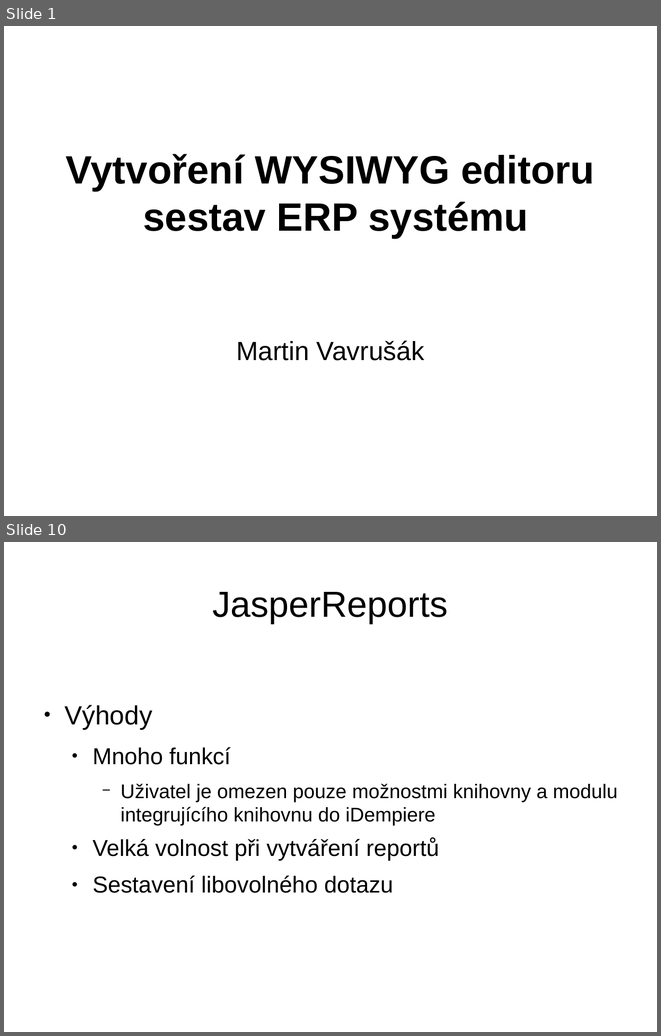
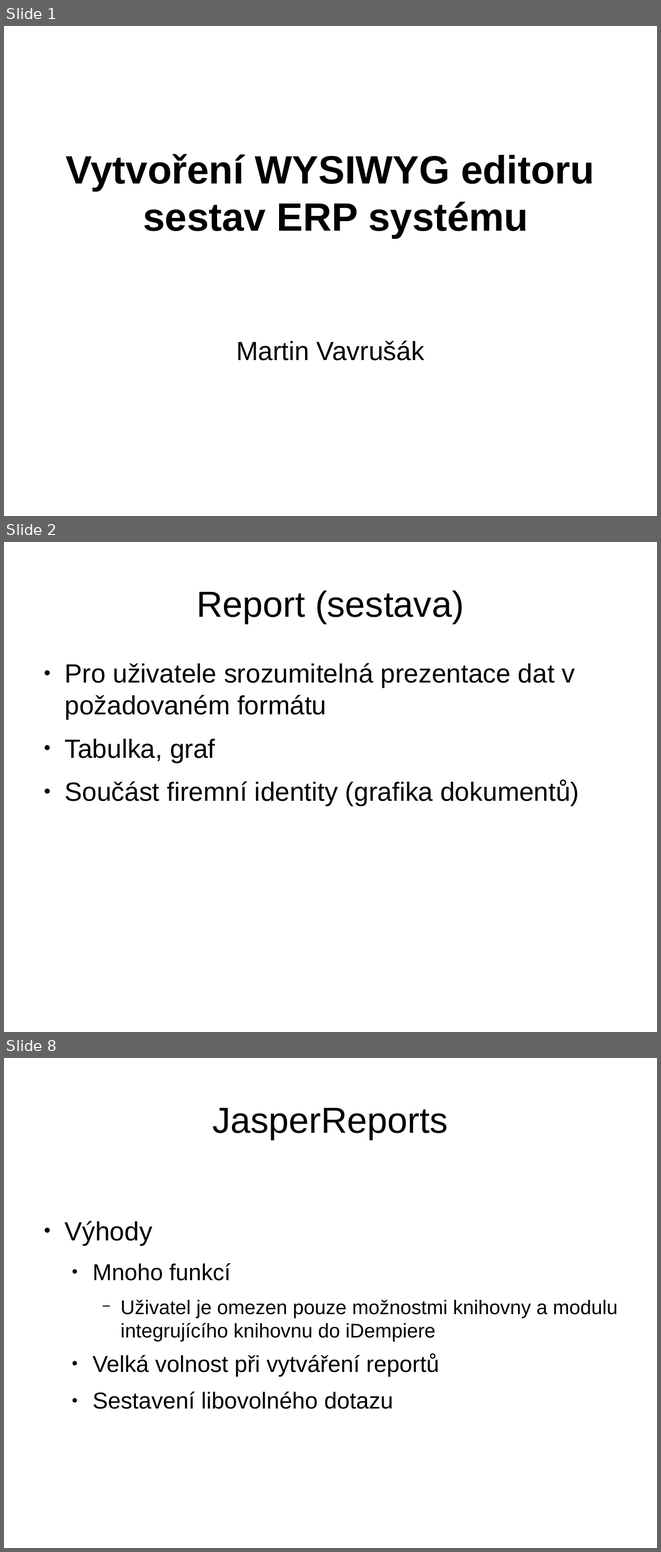
Before and after one commit to martin-vavrusak/mgr_statnice, a slide deck: !prezentace/vavrusak_WYSIVYG.odp. Shown one above the other, each under a label of ours: slides 1 and 10 before the commit, slides 1, 2 and 8 after it; the slides between them are not shown. The pictures are 661x1036 and 661x1552 pixels, drawn with LibreOffice and Linux fonts; fonts in the diff are those of the drawing. Boxes give left, top, right and bottom in pixels: in the first picture for what was removed or moved away, otherwise in the second. Text is boxed around its words. In the diff, an @@ line names an element or a change of style, - is before the commit and + after.

```diff
--- a/!prezentace/vavrusak_WYSIVYG.odp
+++ b/!prezentace/vavrusak_WYSIVYG.odp
@@ slide 2 added at bbox=[4, 542, 657, 1032], background #FFFFFF @@
@@ title added at bbox=[196, 590, 464, 623], 44 pt, text #000000 @@
+Report (sestava)
@@ text added at bbox=[64, 663, 579, 806], 32 pt, text #000000 @@
+● Pro uživatele srozumitelná prezentace dat v požadovaném formátu
+● Tabulka, graf
+● Součást firemní identity (grafika dokumentů)
@@ what was slide 10 is now slide 8 @@
```
Also in this commit, not shown: 8 slides changed, 5 other slides added, 12 slides removed.
